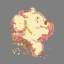
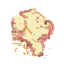
Layer changes from the first 64 x 64 image to the second:
hid "Calque 4" over [0, 0, 64, 64]
